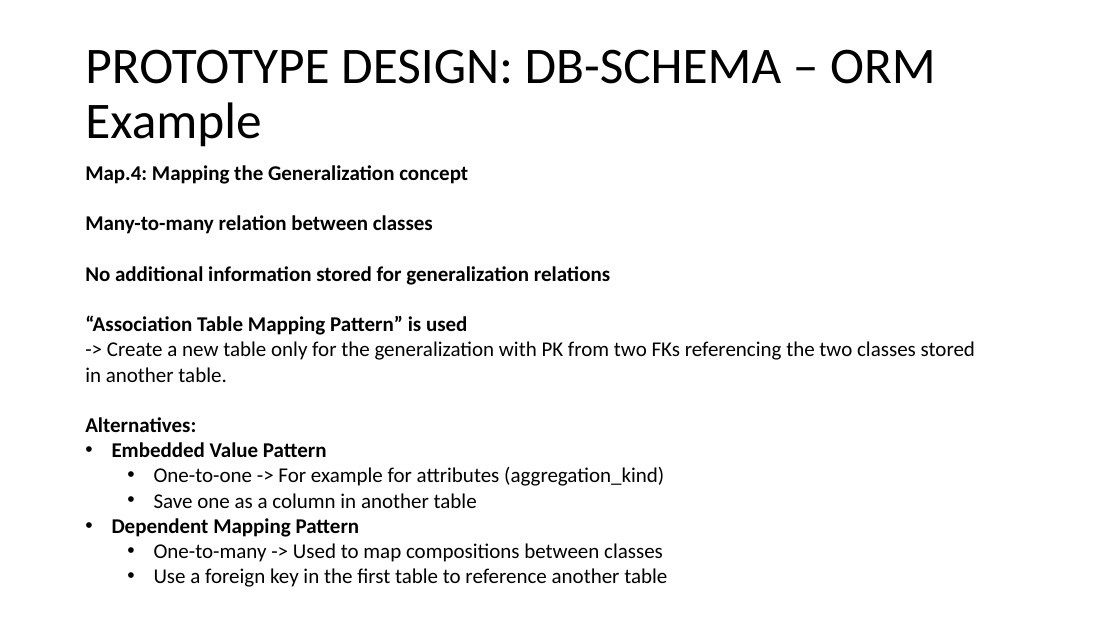
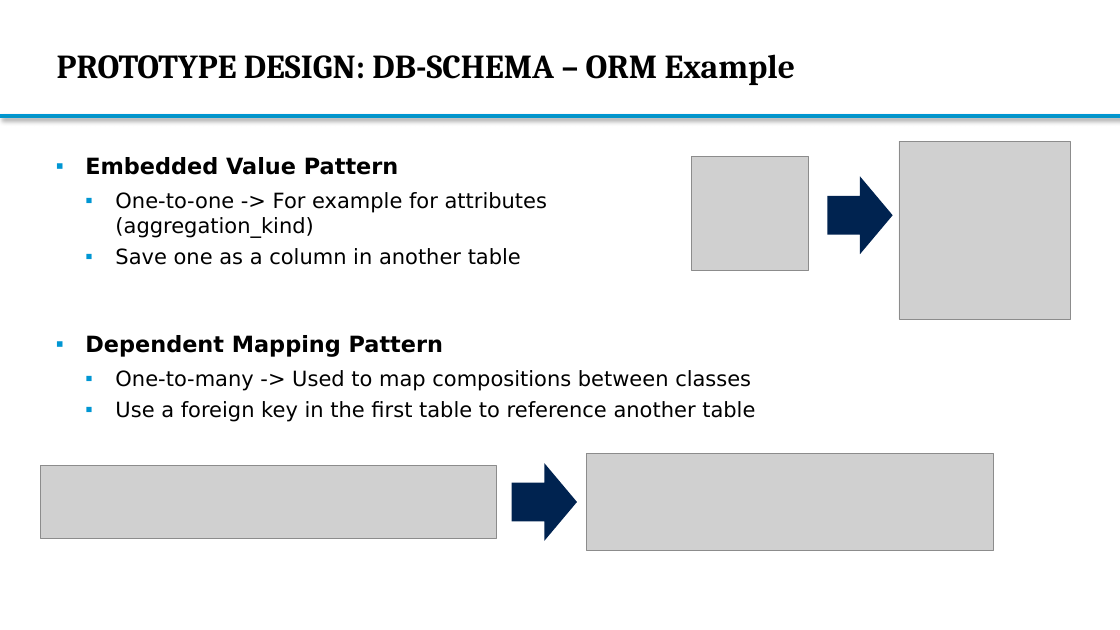
Before and after one commit to Bimi1804/BiT-ReNU, a slide deck: slide 45 of MasterThesis_Presentation2_MarkusBimassl.pptx (slide 13 before the commit). Drawn at 1120x630 pixels with LibreOffice and Linux fonts; fonts in the diff are those of the drawing; grey boxes stand for pictures; background and template pictures are left out. Boxes give left, top, right and bottom in pixels: in the first picture for what was removed or moved away, otherwise in the second. Text is boxed around its words. In the diff, an @@ line names an element or a change of style, - is before the commit and + after.

```diff
--- a/MasterThesis_Presentation2_MarkusBimassl.pptx
+++ b/MasterThesis_Presentation2_MarkusBimassl.pptx
@@ title "PROTOTYPE DESIGN: DB-SCHEMA – ORM ...": place and size @@
-title "PROTOTYPE DESIGN: DB-SCHEMA – ORM ..." at (85,49,936,147)
+title "PROTOTYPE DESIGN: DB-SCHEMA – ORM ..." at (57,54,795,85)
@@ title "PROTOTYPE DESIGN: DB-SCHEMA – ORM ..." at (57,54,795,85): size 44 to 28.8 pt, font Calibri to Cambria, bold on; line spacing 0.9 to 1 @@
@@ rectangle added at (0,115,1120,118), fill #0C94B7, outline #0096D3 1 pt @@
@@ text "Embedded Value Pattern": place and size @@
-text "Embedded Value Pattern" at (85,165,975,587)
+text "Embedded Value Pattern" at (85,157,755,422)
@@ text "Embedded Value Pattern" at (85,157,755,422): size 18 to 19.2 pt in "Embedded Value Pattern", "Dependent Mapping Pattern"; font Calibri to DejaVu Sans; bullet • to ▪; more space between paragraphs @@
@@ picture added at (899,141,1070,319) @@
@@ text at (85,165,975,432): paragraphs removed @@
-Map.4: Mapping the Generalization concept
-Many-to-many relation between classes
-No additional information stored for generalization relations
-“Association Table Mapping Pattern” is used
--> Create a new table only for the generalization with PK from two FKs referencing the two classes stored in another table.
-Alternatives:
@@ picture added at (691,156,809,270) @@
@@ down arrow added at (828,176,894,254), fill #002350 @@
@@ picture added at (40,465,496,538) @@
@@ down arrow added at (512,463,578,542), fill #002350 @@
@@ picture added at (586,454,994,550) @@
```
Also in this commit, not shown: 42 other slides changed, 5 slides added.
